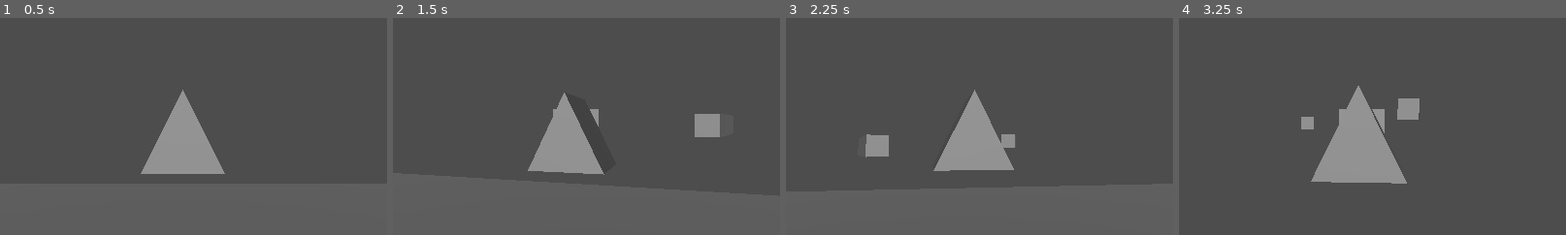
Above: before the commit, frames 1-4 (left to right).
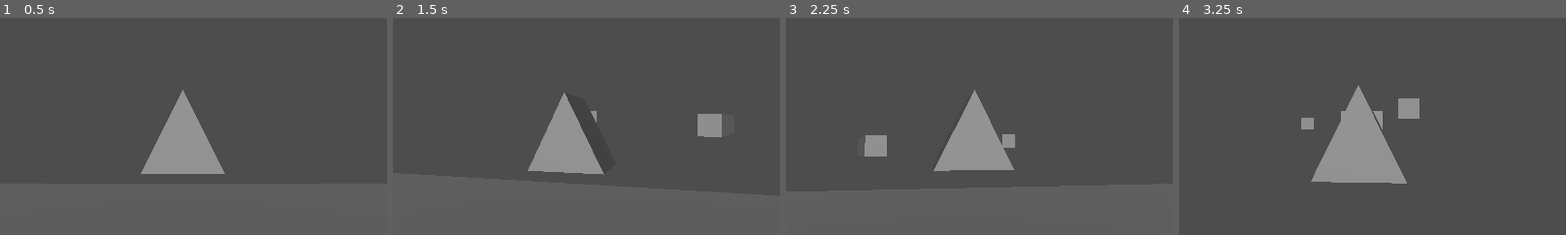
Above: after the commit, the same moments.

Repository: Alandush/sorcier
Game: Godot game, scene res://scenes/test.tscn
Two runs of this game, one before a commit and one after it. Both use one fixed random seed, a clock stepped at 60 frames per second and the inputs below.
Inputs (mouse positions are % of the whole screen's width and height, from its top left):
- Up to frame 1 (0.5 s): no input
- Up to frame 2 (1.5 s): move the mouse to (55, 50) at 0.52 s; hold W (avancer) from 0.53 s (still down); tap Q (lancer_sort) at 0.6, 1.35 s; click (55, 50) at 0.67 s; tap Space (sauter) at 0.77 s; move the mouse to (45, 50) at 1.27 s
- Up to frame 3 (2.25 s): keep holding W (avancer); tap Space (sauter) at 1.52 s; move the mouse to (52, 48) at 2.02 s; tap E (prendre_sort) at 2.1 s
- Up to frame 4 (3.25 s): keep holding W (avancer); tap Q (lancer_sort) at 2.3, 3.05 s; move the mouse to (49, 52) at 2.77 s; tap S (reculer) at 2.85 s; click (49, 52) at 2.92 s; tap Space (sauter) at 3.02 s
The pictures show only the part of the screen within x 26-76%, y 24-74%; the shares and areas given below are measured in that part.

Frame 1 is identical in both runs. In frame 2, 0.2% of the frame differs, in the area x 41-85%, y 41-55%; in frame 3, less than 0.1%; in frame 4, 0.2%.

Commit message:
modification mécanique vent

Diff:
--- a/scenes/test.tscn
+++ b/scenes/test.tscn
@@ -91,7 +91,7 @@
 transform = Transform3D(1, 0, 0, 0, 0.9335929, 0.35833538, 0, -0.35833538, 0.9335929, 6.224863, 1.1930003, 4.9037876)
 
 [node name="RigidBody3D" type="RigidBody3D" parent="." unique_id=559033597]
-mass = 10.0
+mass = 50.0
 script = ExtResource("5_j5jx5")
 combination = Array[String](["air", "air"])
 
--- a/scripts/element_magic.gd
+++ b/scripts/element_magic.gd
@@ -49,7 +49,7 @@
 				get_parent().add_child(vent)
 				var cam = get_viewport().get_camera_3d()    # la caméra active
 				var direction = -cam.global_transform.basis.z    # l'avant de la caméra
-				vent.global_position = global_position + direction * 3.5
+				vent.global_position = global_position + direction * 4
 				vent.global_transform.basis = cam.global_transform.basis
 				print('Bourasque')
 		else:
